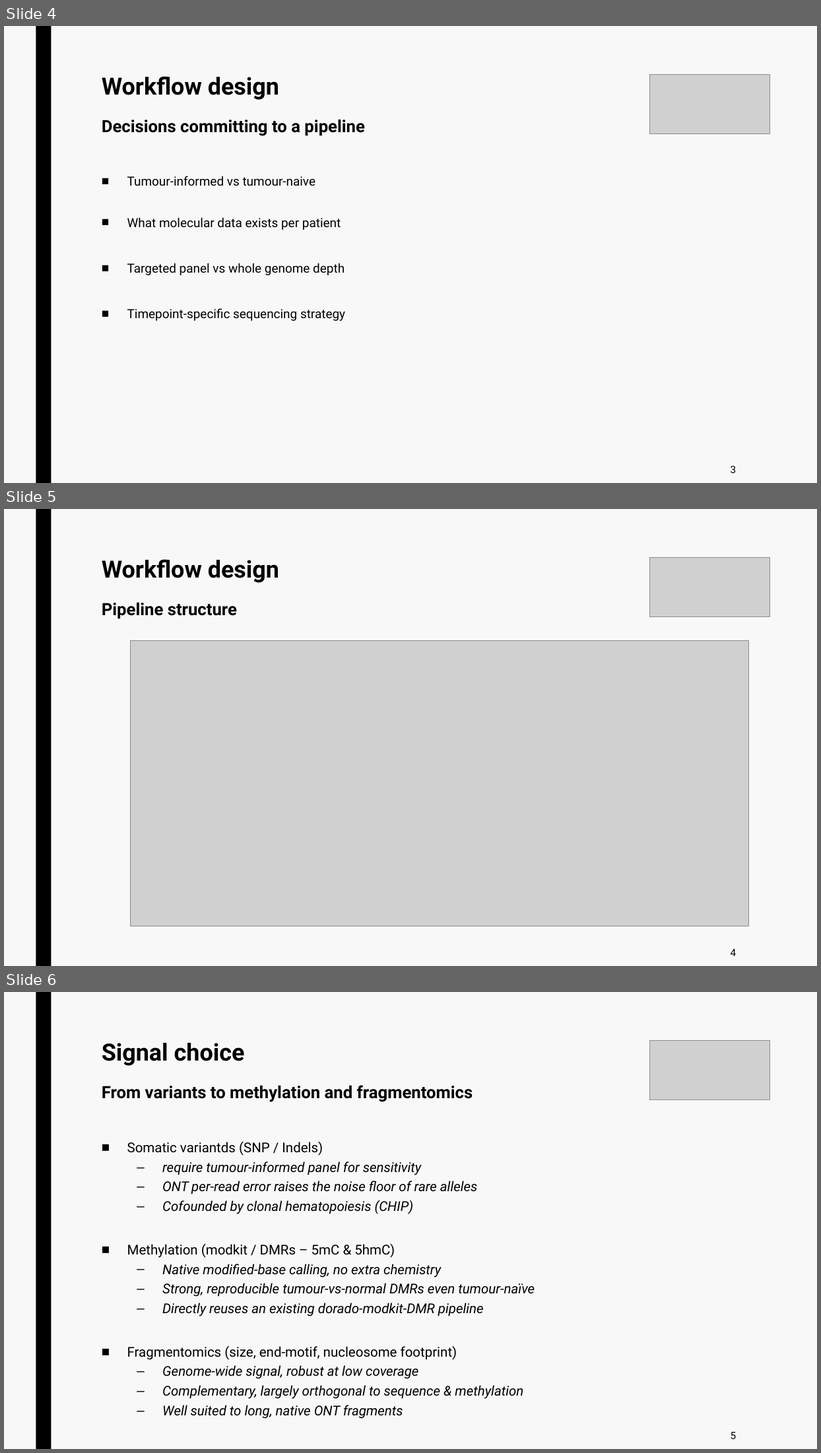
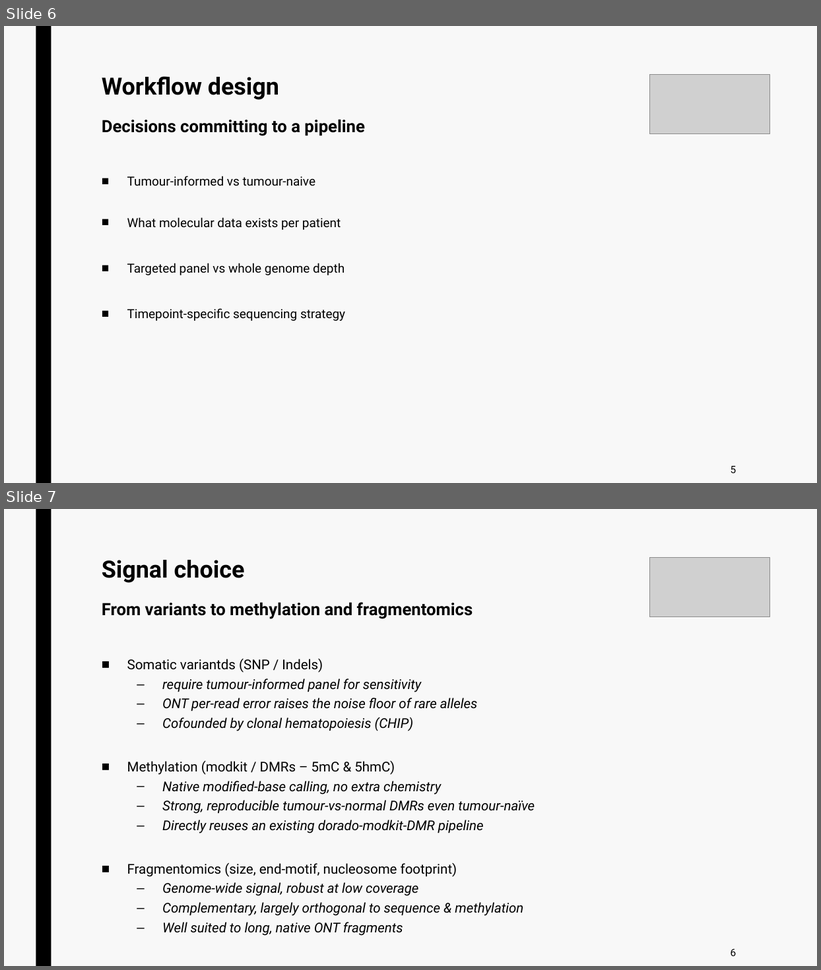
Before and after one commit to jurtasun/presentations, a slide deck: 202609_vhio_symposium/202609_vhio_technical.ppt. Shown one above the other, each under a label of ours: slides 4, 5 and 6 before the commit, slides 6 and 7 after it. The pictures are 821x1453 and 821x970 pixels, drawn with LibreOffice and Linux fonts; fonts in the diff are those of the drawing; grey boxes stand for pictures. Boxes give left, top, right and bottom in pixels: in the first picture for what was removed or moved away, otherwise in the second. Text is boxed around its words. In the diff, an @@ line names an element or a change of style, - is before the commit and + after.

```diff
--- a/202609_vhio_symposium/202609_vhio_technical.ppt
+++ b/202609_vhio_symposium/202609_vhio_technical.ppt
@@ slide 5 removed at (4,509,817,966), background #F8F8F8; not listed: 1 template element that a slide beside it also shows @@
@@ title removed at (102,559,279,619) @@
-Workflow design
-Pipeline structure
@@ picture removed at (650,557,771,617) @@
@@ picture removed at (131,641,749,927) @@
@@ page number removed at (731,949,737,956) @@
-4
@@ what was slide 4 is now slide 6 @@
@@ page number at (731,466,737,473): text changed @@
-3
+5
@@ what was slide 6 is now slide 7 @@
@@ page number at (731,949,737,956): text changed @@
-5
+6
```
Also in this commit, not shown: 3 slides changed, 11 slides added, 7 other slides removed, 10 other files.
